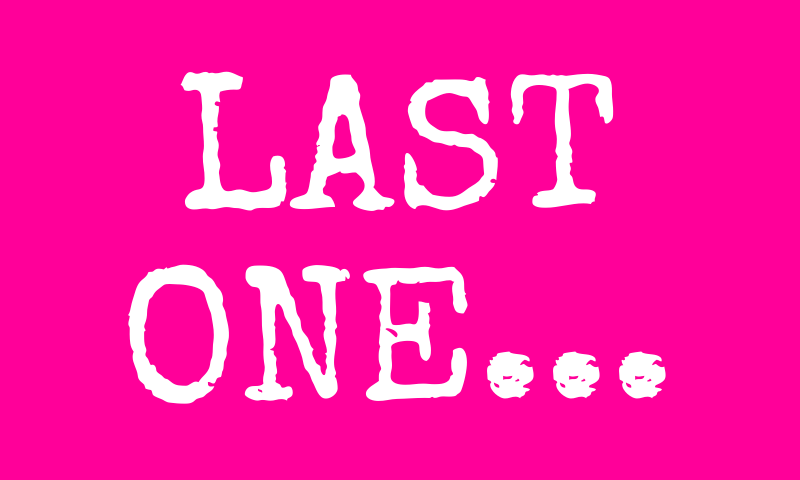
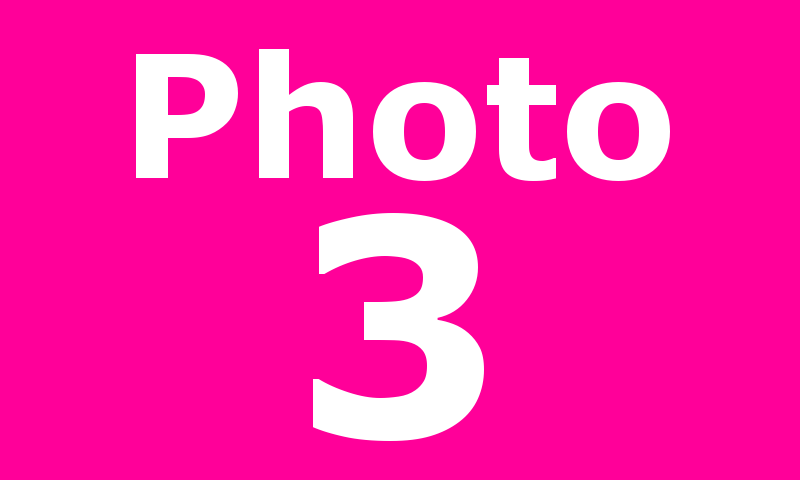
Comparing the layer stacks of the two 800x480 images. Changes:
hid "LAST ONE..." over (x1=128, y1=71, x2=666, y2=404)
added layer "Photo ..." above "Background" over (x1=136, y1=49, x2=670, y2=441)
